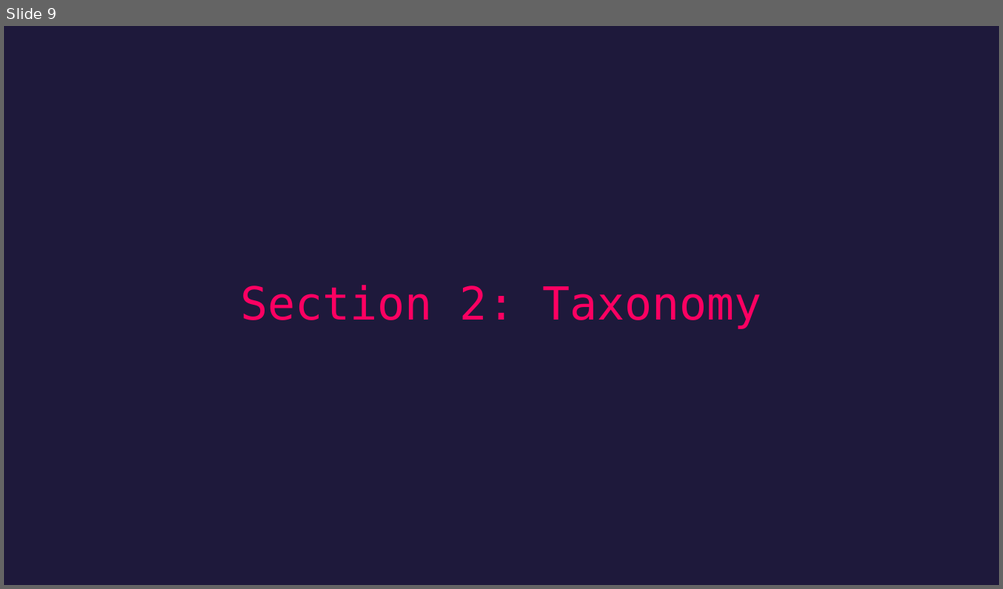
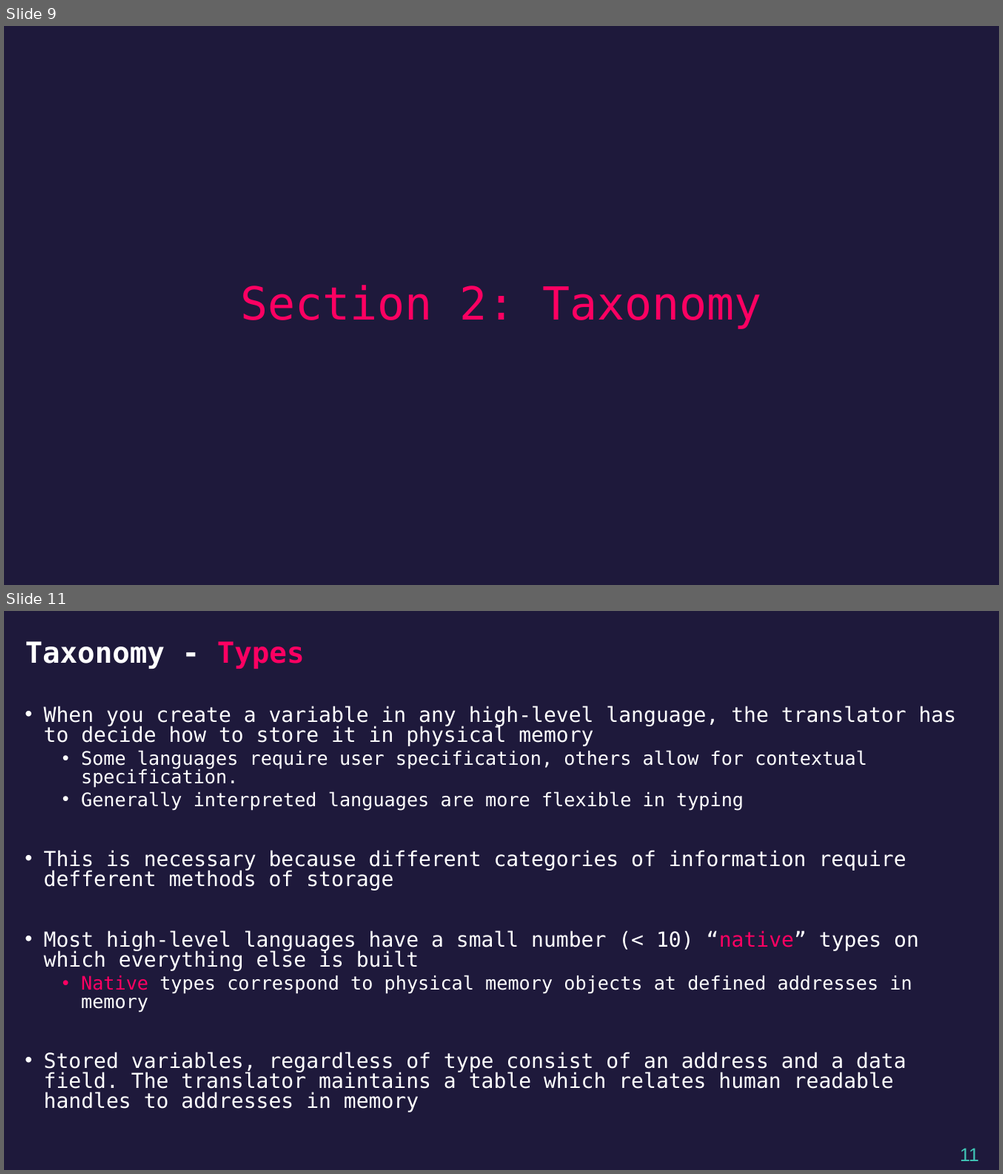
Before and after one commit to airabino/EVRC_Python_Training, a slide deck: Trainings/TR2/Lecture.pptx. Shown one above the other, each under a label of ours: slide 9 before the commit, slides 9 and 11 after it; the slides between them are not shown. The pictures are 1003x589 and 1003x1174 pixels, drawn with LibreOffice and Linux fonts; fonts in the diff are those of the drawing. Boxes give left, top, right and bottom in pixels: in the first picture for what was removed or moved away, otherwise in the second. Text is boxed around its words. In the diff, an @@ line names an element or a change of style, - is before the commit and + after.

```diff
--- a/Trainings/TR2/Lecture.pptx
+++ b/Trainings/TR2/Lecture.pptx
@@ slide 11 added at (4, 611, 999, 1170), background #1E193B @@
@@ title added at (25, 641, 304, 669), 28 pt, text #FFFFFF, bold @@
+Taxonomy - Types
@@ text added at (44, 706, 956, 1113), 20 pt, text #FFFFFF @@
+• When you create a variable in any high-level language, the translator has to decide how to store it in physical memory
+  • Some languages require user specification, others allow for contextual specification.
+  • Generally interpreted languages are more flexible in typing
+• This is necessary because different categories of information require defferent methods of storage
+• Most high-level languages have a small number (< 10) “native” types on which everything else is built
+  • Native types correspond to physical memory objects at defined addresses in memory
+• Stored variables, regardless of type consist of an address and a data field. The translator maintains a table which relates human readable handles to addresses in memory
@@ page number added at (959, 1148, 979, 1162), 18 pt, text #40C7B7 @@
+11
```
Also in this commit, not shown: 1 slide changed, 17 other slides added, 14 other files.
